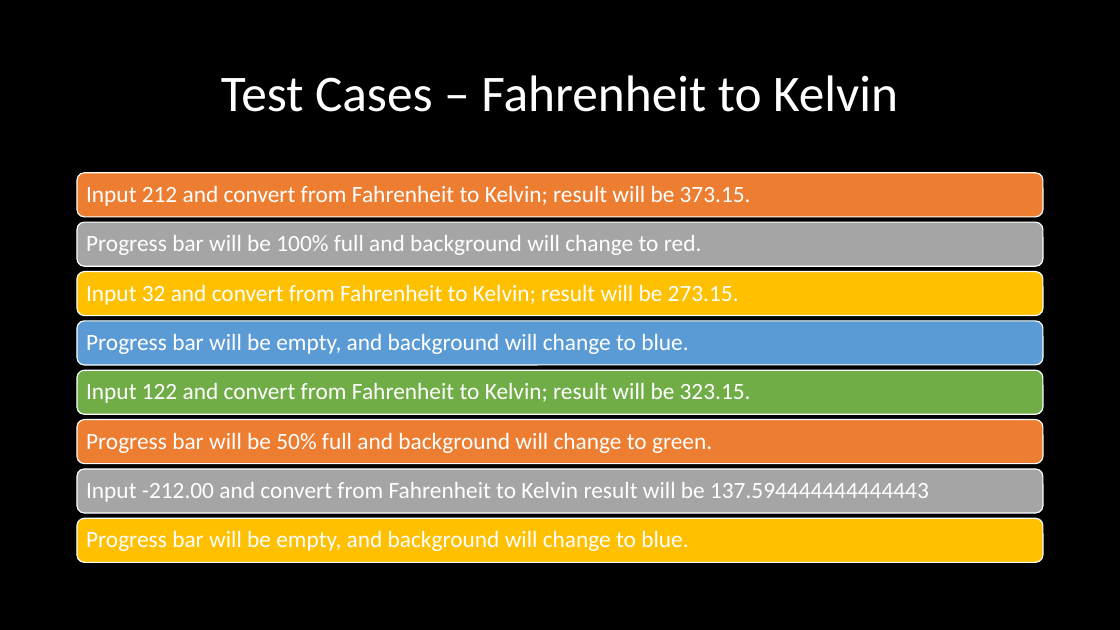
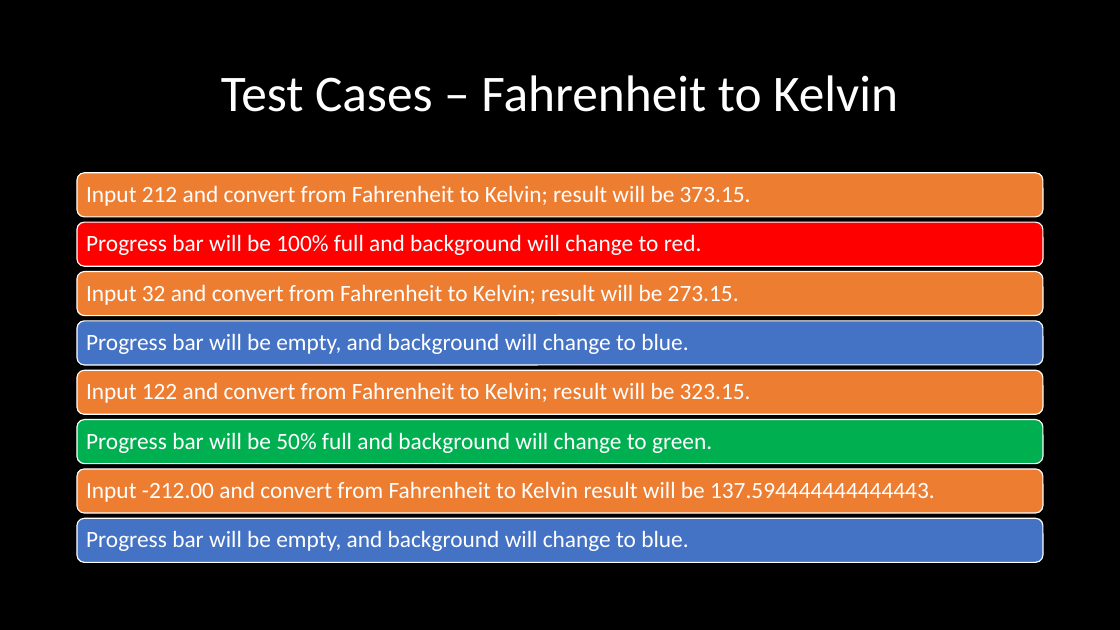
Before and after one commit to acn1008/ProjectComp730, a slide deck: slide 10 of Final Project.pptx. Drawn at 1120x630 pixels with LibreOffice and Linux fonts; fonts in the diff are those of the drawing; background and template pictures are left out. Boxes give left, top, right and bottom in pixels: in the first picture for what was removed or moved away, otherwise in the second. Text is boxed around its words. In the diff, an @@ line names an element or a change of style, - is before the commit and + after.

Commit message:
Add files via upload
Changing background in test case slides to reflect results of tests

```diff
--- a/Final Project.pptx
+++ b/Final Project.pptx
@@ rounded rectangle at box(77, 222, 1044, 266): fill #A5A5A5 to #FF0000 @@
@@ rounded rectangle at box(77, 271, 1044, 315): fill #FFC000 to #ED7D31 @@
@@ rounded rectangle at box(77, 321, 1044, 365): fill #5B9BD5 to #4472C4 @@
@@ rounded rectangle: place and size @@
-rounded rectangle at box(77, 419, 1044, 463)
+rounded rectangle at box(77, 371, 1044, 414)
@@ rounded rectangle: place and size @@
-rounded rectangle at box(77, 371, 1044, 414)
+rounded rectangle at box(77, 419, 1044, 463)
@@ rounded rectangle at box(77, 419, 1044, 463): fill #70AD47 to #00B050 @@
@@ rounded rectangle at box(77, 469, 1044, 513): fill #A5A5A5 to #ED7D31 @@
@@ text at box(86, 481, 935, 502): text changed @@
-Input -212.00 and convert from Fahrenheit to Kelvin result will be 137.594444444444443
+Input -212.00 and convert from Fahrenheit to Kelvin result will be 137.594444444444443.
@@ rounded rectangle at box(77, 518, 1044, 562): fill #FFC000 to #4472C4 @@
```
Also in this commit, not shown: 5 other slides changed.
